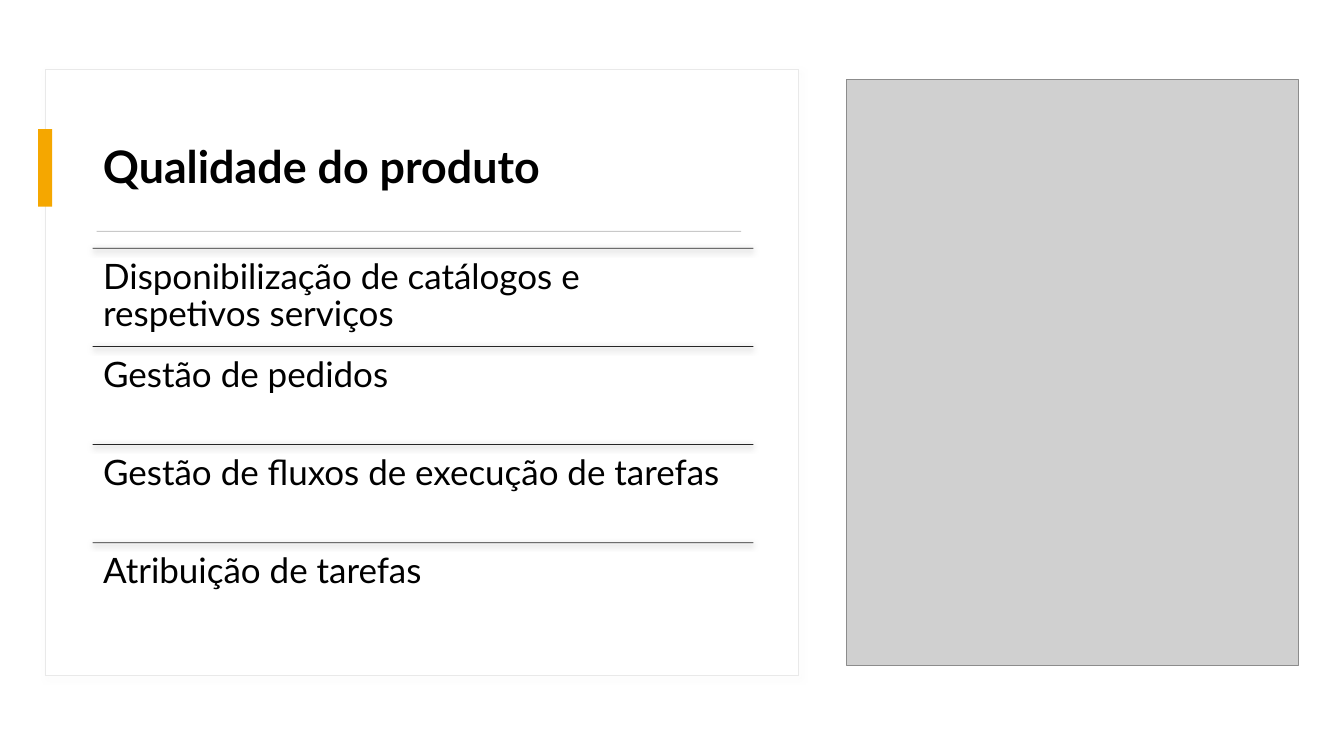
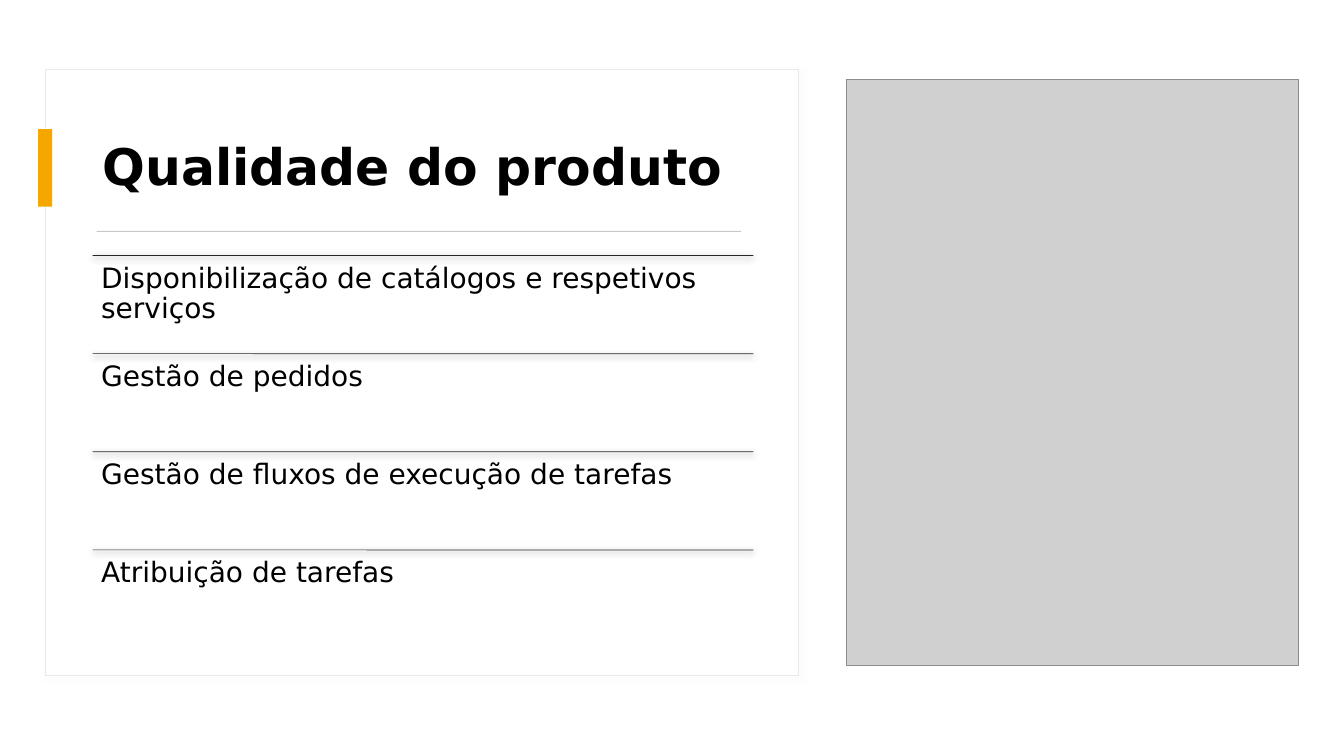
Before and after one commit to pedrolemos4/LAPR4, a slide deck: slide 9 of docs/Apresentação/US9002_Apresentação.pptx. Drawn at 1344x756 pixels with LibreOffice and Linux fonts; fonts in the diff are those of the drawing; grey boxes stand for pictures. Boxes give left, top, right and bottom in pixels: in the first picture for what was removed or moved away, otherwise in the second. Text is boxed around its words. In the diff, an @@ line names an element or a change of style, - is before the commit and + after.

```diff
--- a/docs/Apresentação/US9002_Apresentação.pptx
+++ b/docs/Apresentação/US9002_Apresentação.pptx
@@ title "Qualidade do produto" at <box>103,146,722,196</box>: size 32 to 36 pt, font Lato to DejaVu Sans @@
@@ line moved from (93, 248) - (753, 248) to (93, 256) - (753, 256) @@
@@ line moved from (93, 347) - (753, 347) to (93, 354) - (753, 354) @@
@@ line moved from (93, 445) - (753, 445) to (93, 452) - (753, 452) @@
@@ size 25 to 20 pt, font Lato to DejaVu Sans; less space between paragraphs in 4 elements at <box>101,364,363,392</box>, <box>101,462,672,490</box>, <box>101,265,696,324</box>, <box>101,560,394,588</box> @@
@@ line moved from (93, 542) - (753, 542) to (93, 551) - (753, 551) @@
```
Also in this commit, not shown: 8 other slides changed, 1 slide added.
